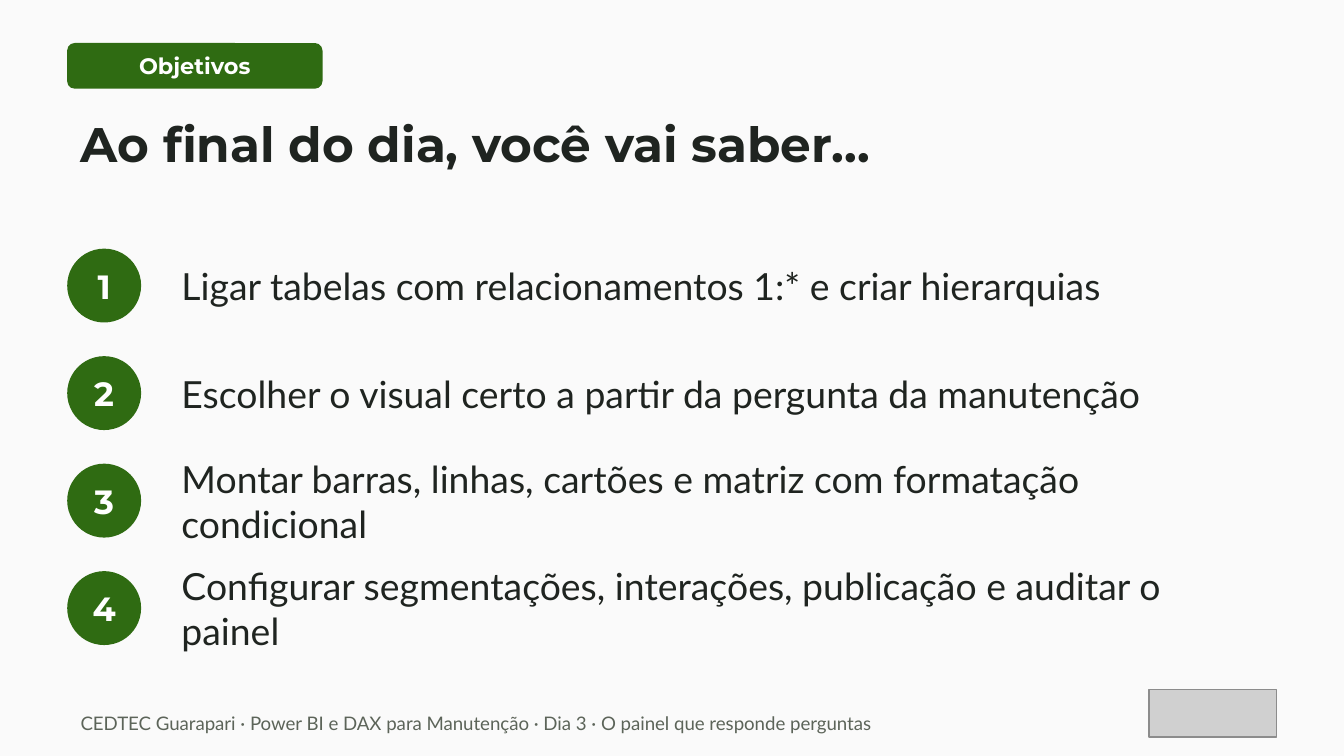
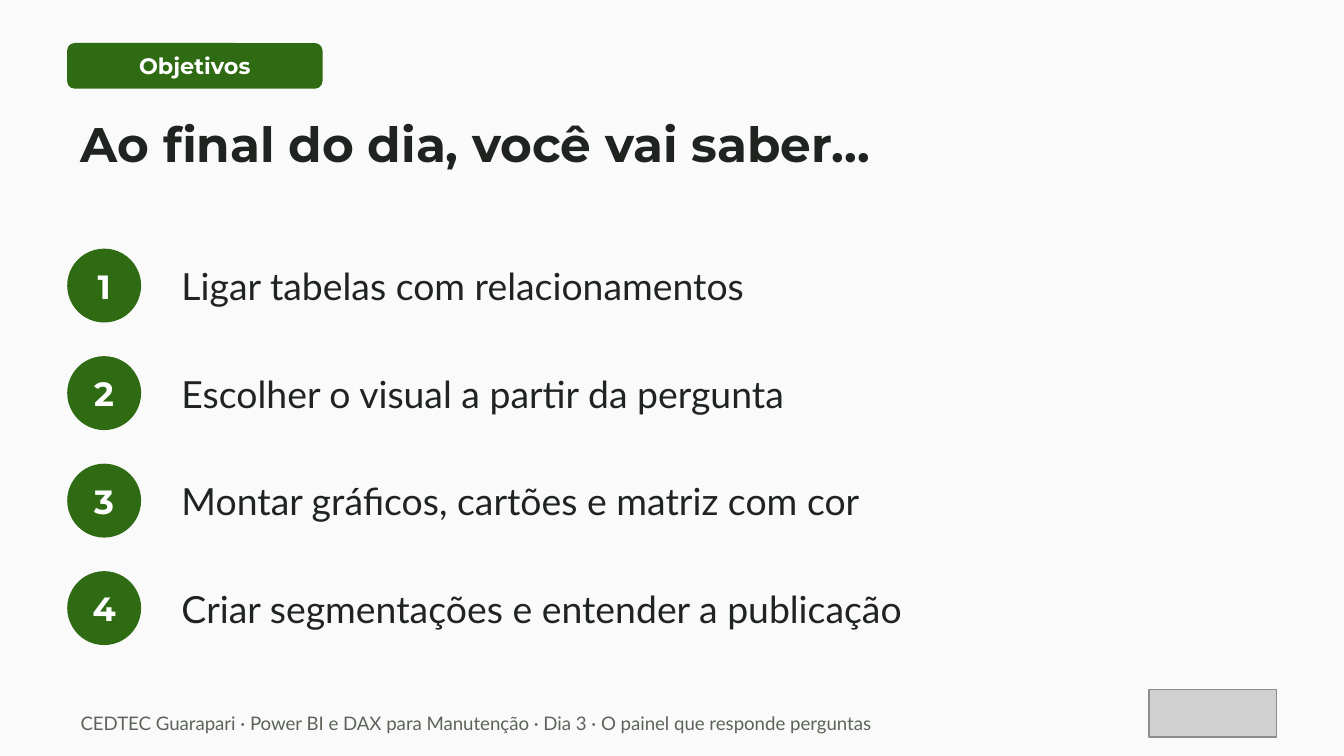
Before and after one commit to IsraelMdc/Curso_PowerBI_Dax, a slide deck: slide 2 of Aulas/Power BI e DAX para Manutenção — Dia 3 · O painel que responde perguntas.pptx. Drawn at 1344x756 pixels with LibreOffice and Linux fonts; fonts in the diff are those of the drawing; grey boxes stand for pictures. Boxes give left, top, right and bottom in pixels: in the first picture for what was removed or moved away, otherwise in the second. Text is boxed around its words. In the diff, an @@ line names an element or a change of style, - is before the commit and + after.

```diff
--- a/Aulas/Power BI e DAX para Manutenção — Dia 3 · O painel que responde perguntas.pptx
+++ b/Aulas/Power BI e DAX para Manutenção — Dia 3 · O painel que responde perguntas.pptx
@@ text at box(181, 272, 744, 307): text changed @@
-Ligar tabelas com relacionamentos 1:* e criar hierarquias
+Ligar tabelas com relacionamentos
@@ text at box(181, 380, 784, 415): text changed @@
-Escolher o visual certo a partir da pergunta da manutenção
+Escolher o visual a partir da pergunta
@@ text at box(181, 487, 859, 522): text changed @@
-Montar barras, linhas, cartões e matriz com formatação condicional
+Montar gráficos, cartões e matriz com cor
@@ text at box(181, 595, 901, 630): text changed @@
-Configurar segmentações, interações, publicação e auditar o painel
+Criar segmentações e entender a publicação
```
Also in this commit, not shown: 24 other slides changed, 1 slide added, 10 slides removed, 4 other files.
